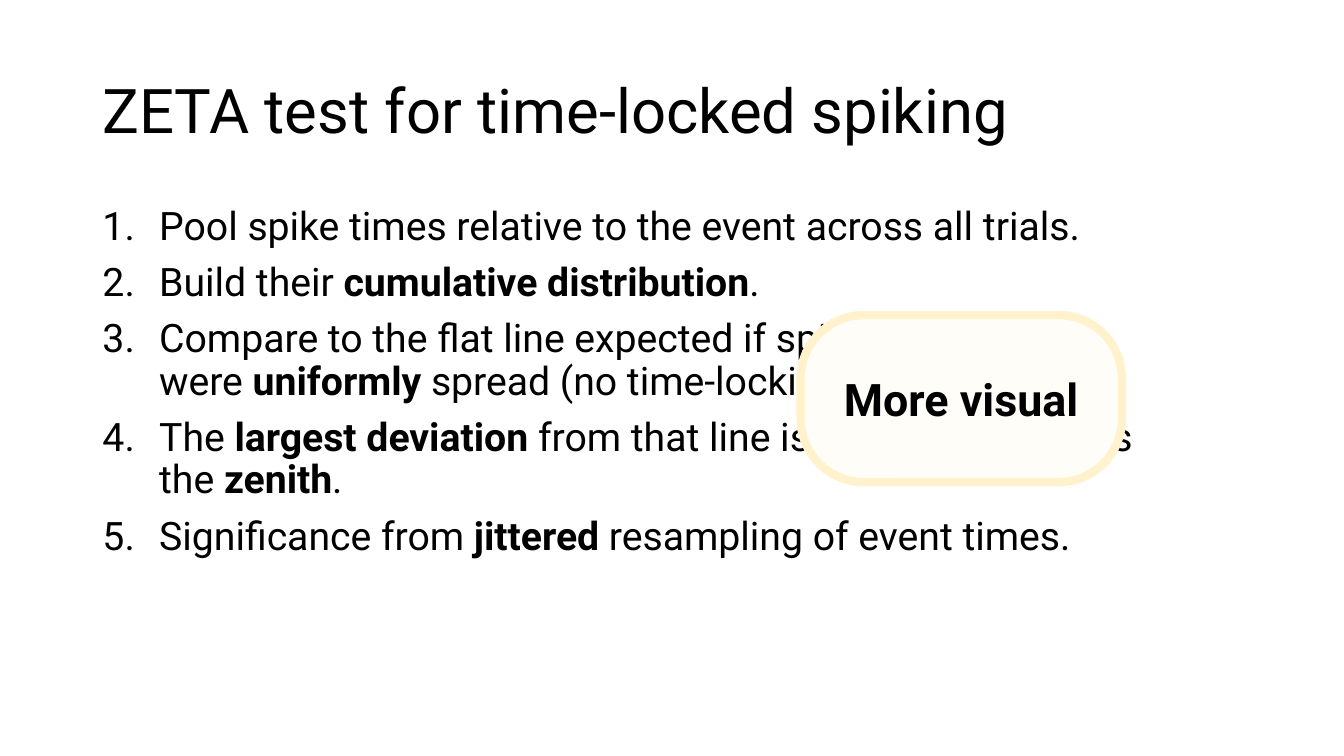
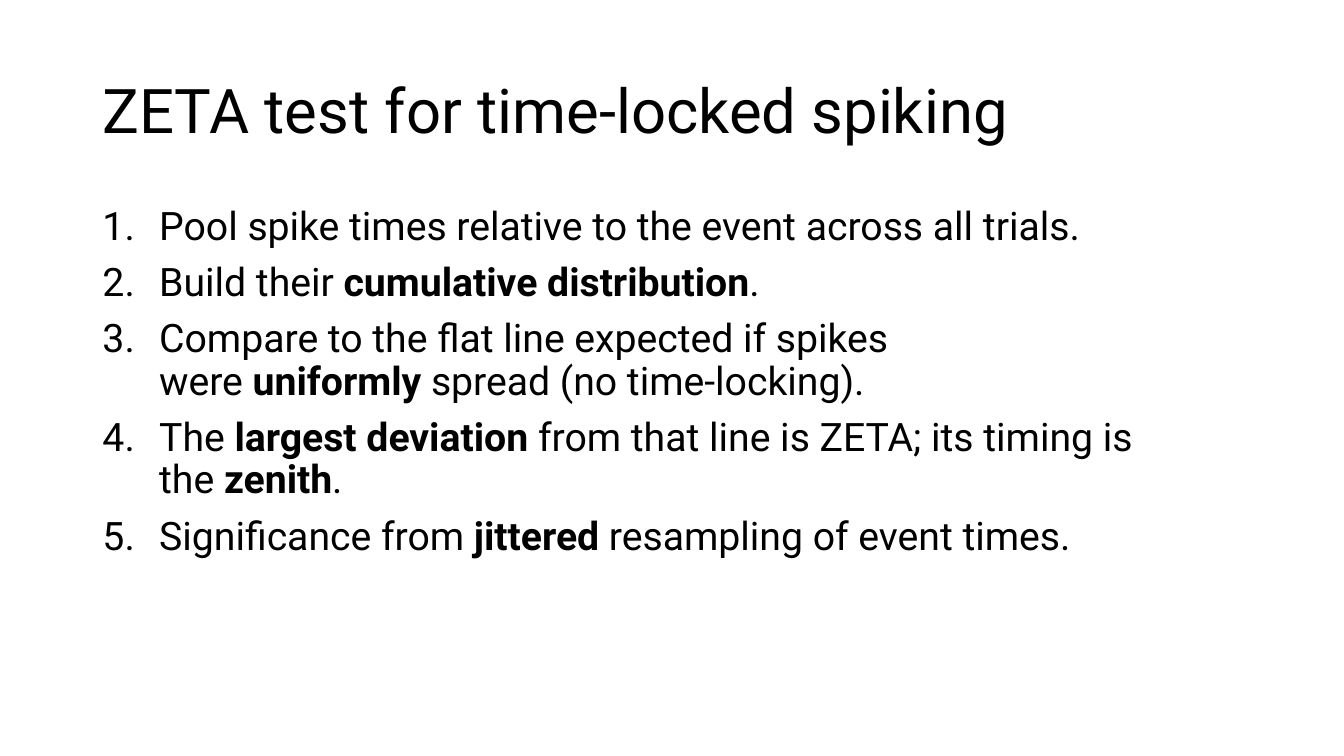
Before and after one commit to trNk27/Human_Data_Exploration, a slide deck: slide 13 of presentation/Prototype.pptx. Drawn at 1344x756 pixels with LibreOffice and Linux fonts; fonts in the diff are those of the drawing; background and template pictures are left out. Boxes give left, top, right and bottom in pixels: in the first picture for what was removed or moved away, otherwise in the second. Text is boxed around its words. In the diff, an @@ line names an element or a change of style, - is before the commit and + after.

```diff
--- a/presentation/Prototype.pptx
+++ b/presentation/Prototype.pptx
@@ rounded rectangle removed at [801, 316, 1122, 483] @@
-More visual
```
Also in this commit, not shown: 13 other slides changed, 4 slides added, 2 slides removed, 3 other files.
